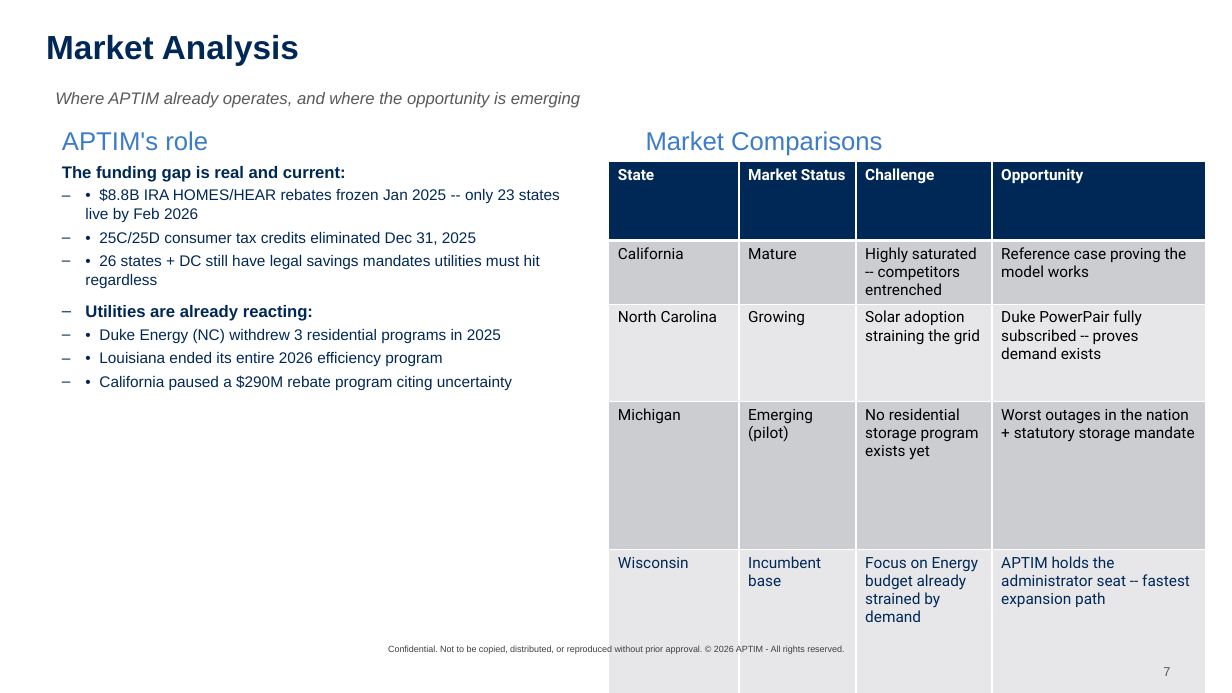
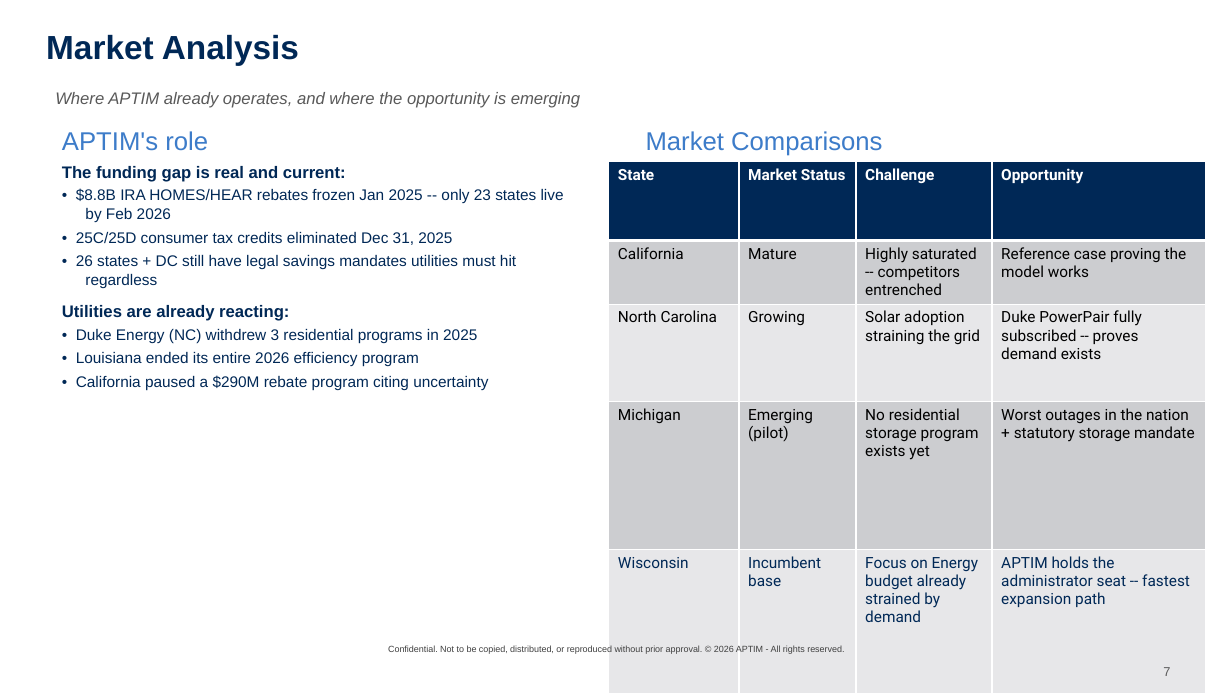
Before and after one commit to graseeuh/HERMES, a slide deck: slide 7 of Group_1_STRIVE_Presentation.pptx. Drawn at 1232x693 pixels with LibreOffice and Linux fonts; fonts in the diff are those of the drawing; background and template pictures are left out. Boxes give left, top, right and bottom in pixels: in the first picture for what was removed or moved away, otherwise in the second. Text is boxed around its words. In the diff, an @@ line names an element or a change of style, - is before the commit and + after.

```diff
--- a/Group_1_STRIVE_Presentation.pptx
+++ b/Group_1_STRIVE_Presentation.pptx
@@ text at bbox=[62, 188, 564, 391]: bullet – to none @@
```
Also in this commit, not shown: 1 other slide changed.
